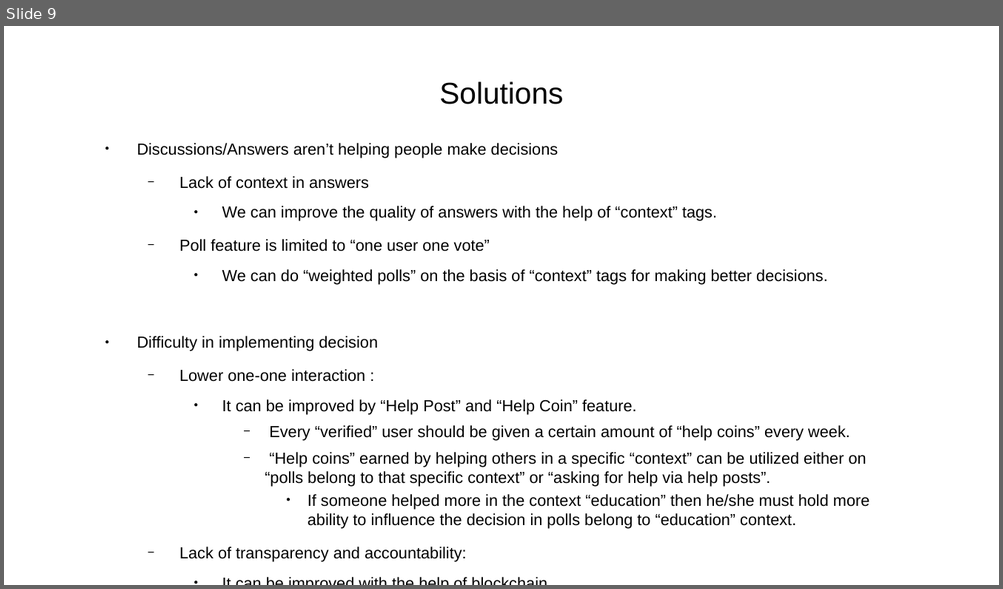
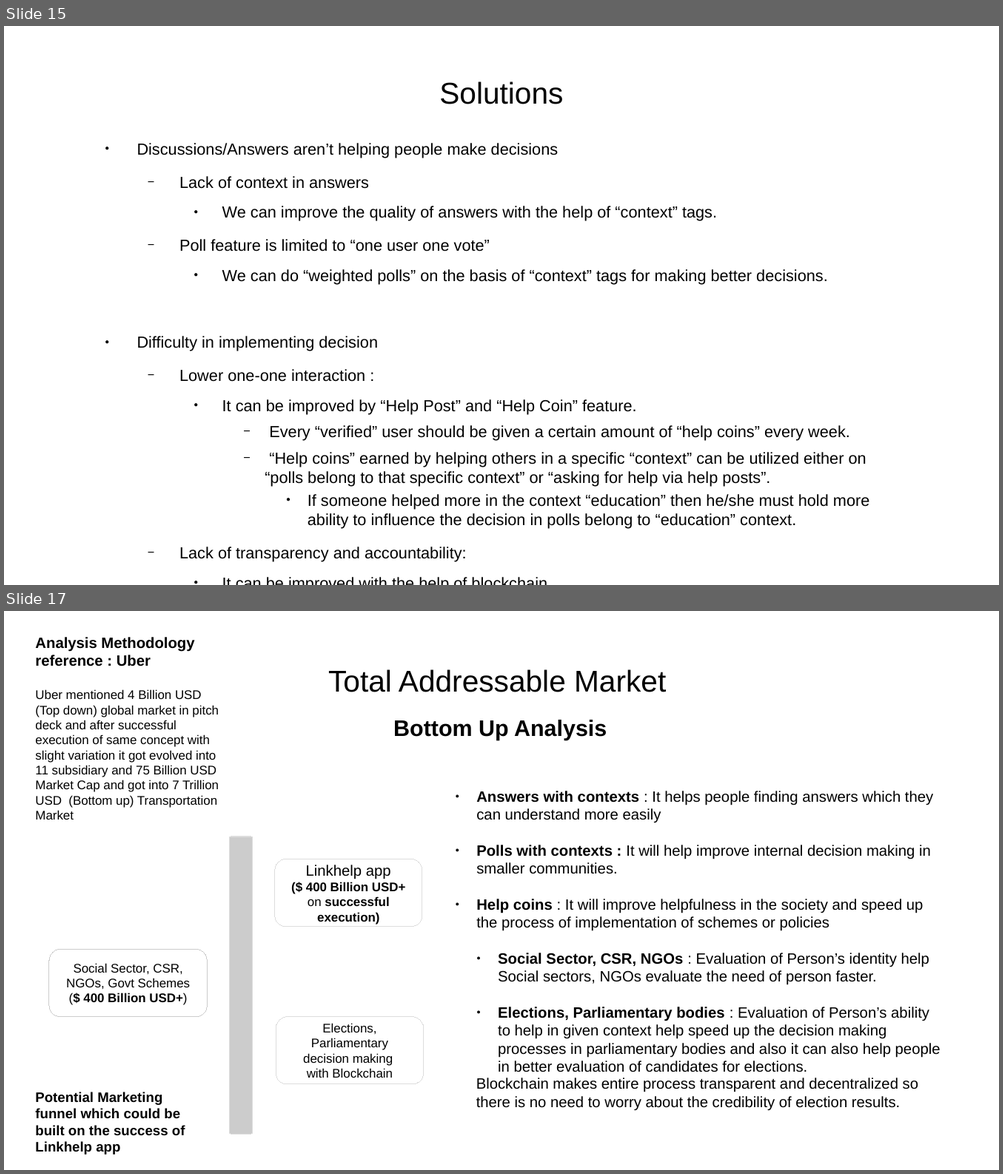
Before and after one commit to yashp241195/startupPitch, a slide deck: pitch.odp. Shown one above the other, each under a label of ours: slide 9 before the commit, slides 15 and 17 after it; the slides between them are not shown. The pictures are 1003x589 and 1003x1174 pixels, drawn with LibreOffice and Linux fonts; fonts in the diff are those of the drawing. Boxes give left, top, right and bottom in pixels: in the first picture for what was removed or moved away, otherwise in the second. Text is boxed around its words. In the diff, an @@ line names an element or a change of style, - is before the commit and + after.

```diff
--- a/pitch.odp
+++ b/pitch.odp
@@ slide 17 added at bbox=[4, 611, 999, 1170], background #FFFFFF @@
@@ text added at bbox=[35, 637, 219, 820], 10 pt, text #000000 @@
+Analysis Methodology
+reference : Uber
+Uber mentioned 4 Billion USD (Top down) global market in pitch deck and after successful execution of same concept with slight variation it got evolved into 11 subsidiary and 75 Billion USD Market Cap and got into 7 Trillion USD (Bottom up) Transportation Market
@@ title added at bbox=[328, 669, 666, 692], 24 pt, text #000000 @@
+Total Addressable Market
@@ text added at bbox=[393, 720, 606, 741], 18 pt, text #000000, bold @@
+Bottom Up Analysis
@@ subtitle added at bbox=[476, 791, 940, 1073], 12 pt, text #000000 @@
+● Answers with contexts : It helps people finding answers which they can understand more easily
+● Polls with contexts : It will help improve internal decision making in smaller communities.
+● Help coins : It will improve helpfulness in the society and speed up the process of implementation of schemes or policies
+  ● Social Sector, CSR, NGOs : Evaluation of Person’s identity help Social sectors, NGOs evaluate the need of person faster.
+  ● Elections, Parliamentary bodies : Evaluation of Person’s ability to help in given context help speed up the decision making processes in parliamentary bodies and also it can also help people in better evaluation of candidates for elections.
@@ cylinder added at bbox=[230, 837, 252, 1134], fill #CCCCCC, outline #DDDDDD 0 pt @@
@@ rounded rectangle added at bbox=[275, 859, 422, 927], fill #FFFFFF, outline #DDDDDD 0 pt, 10 pt, text #000000, bold @@
+Linkhelp app
+($ 400 Billion USD+ on successful execution)
@@ rounded rectangle added at bbox=[49, 949, 207, 1017], fill #FFFFFF, outline #CCCCCC 0 pt, 10 pt, text #000000 @@
+Social Sector, CSR, NGOs, Govt Schemes
+($ 400 Billion USD+)
@@ rounded rectangle added at bbox=[276, 1017, 423, 1085], fill #FFFFFF, outline #DDDDDD 0 pt, 10 pt, text #000000 @@
+Elections,
+Parliamentary decision making
+with Blockchain
@@ text added at bbox=[35, 1092, 185, 1155], 11 pt, text #000000, bold @@
+Potential Marketing funnel which could be built on the success of Linkhelp app
@@ text added at bbox=[476, 1078, 918, 1111], 12 pt, text #000000 @@
+Blockchain makes entire process transparent and decentralized so there is no need to worry about the credibility of election results.
@@ what was slide 9 is now slide 15 @@
```
Also in this commit, not shown: 7 other slides added.
